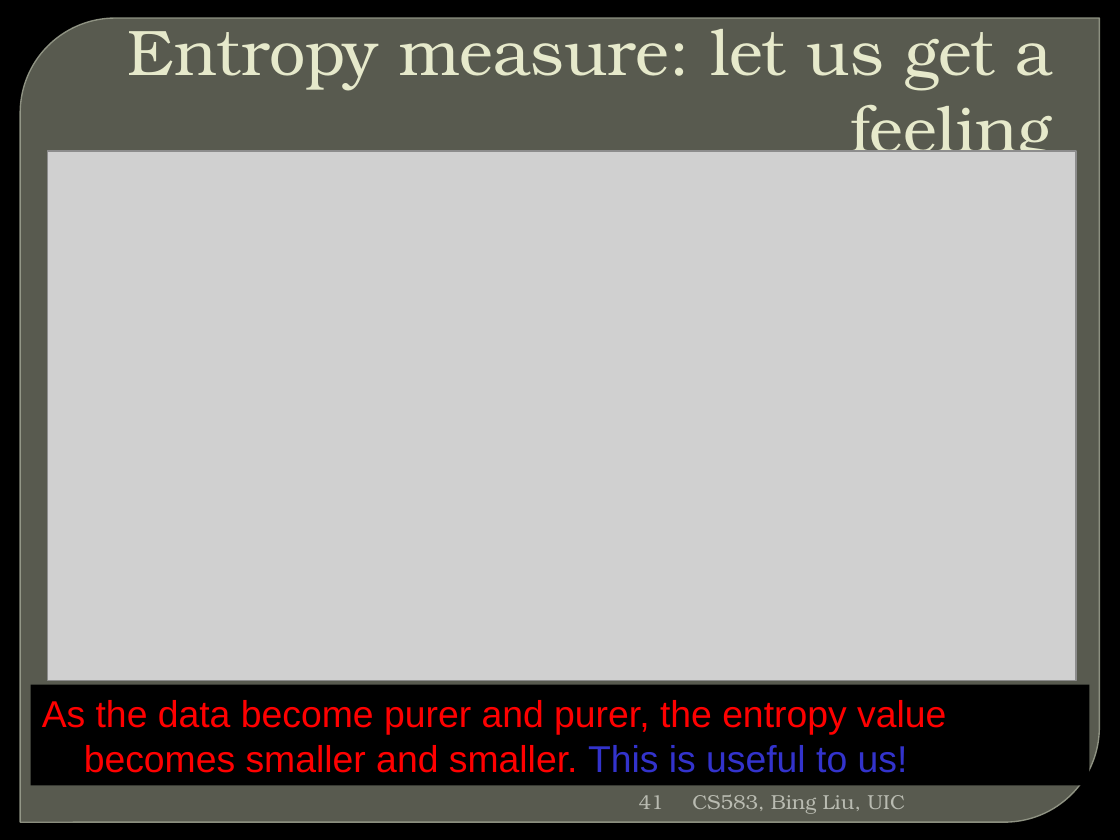
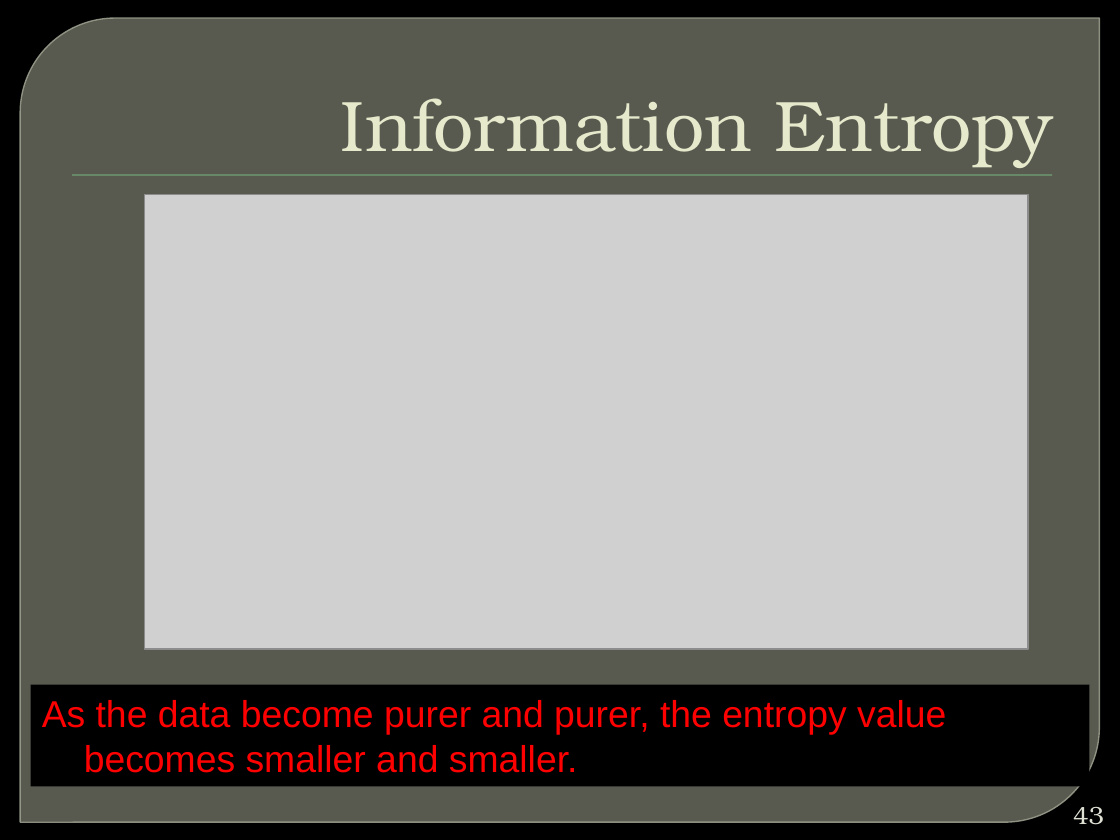
Before and after one commit to winteram/BIA660-2013S, a slide deck: slide 43 of course_docs/20130423/MLclassification.pptx (slide 41 before the commit). Drawn at 1120x840 pixels with LibreOffice and Linux fonts; fonts in the diff are those of the drawing; grey boxes stand for pictures; background and template pictures are left out. Boxes give left, top, right and bottom in pixels: in the first picture for what was removed or moved away, otherwise in the second. Text is boxed around its words. In the diff, an @@ line names an element or a change of style, - is before the commit and + after.

```diff
--- a/course_docs/20130423/MLclassification.pptx
+++ b/course_docs/20130423/MLclassification.pptx
@@ title at box(341, 98, 1053, 168): text changed; size 41.4 to 46 pt @@
-Entropy measure: let us get a feeling
+Information Entropy
@@ picture: place and size @@
-picture at box(47, 151, 1076, 680)
+picture at box(144, 195, 1028, 650)
@@ text in rectangle at box(42, 700, 946, 773): text changed @@
-As the data become purer and purer, the entropy value becomes smaller and smaller. This is useful to us!
+As the data become purer and purer, the entropy value becomes smaller and smaller.
@@ page number removed at box(639, 795, 664, 809) @@
-41
@@ text removed at box(692, 794, 905, 814) @@
-CS583, Bing Liu, UIC
@@ page number added at box(1073, 806, 1104, 825), 16 pt, text #E0E0D4 @@
+43
```
Also in this commit, not shown: 38 other slides changed, 22 slides added, 7 slides removed.
